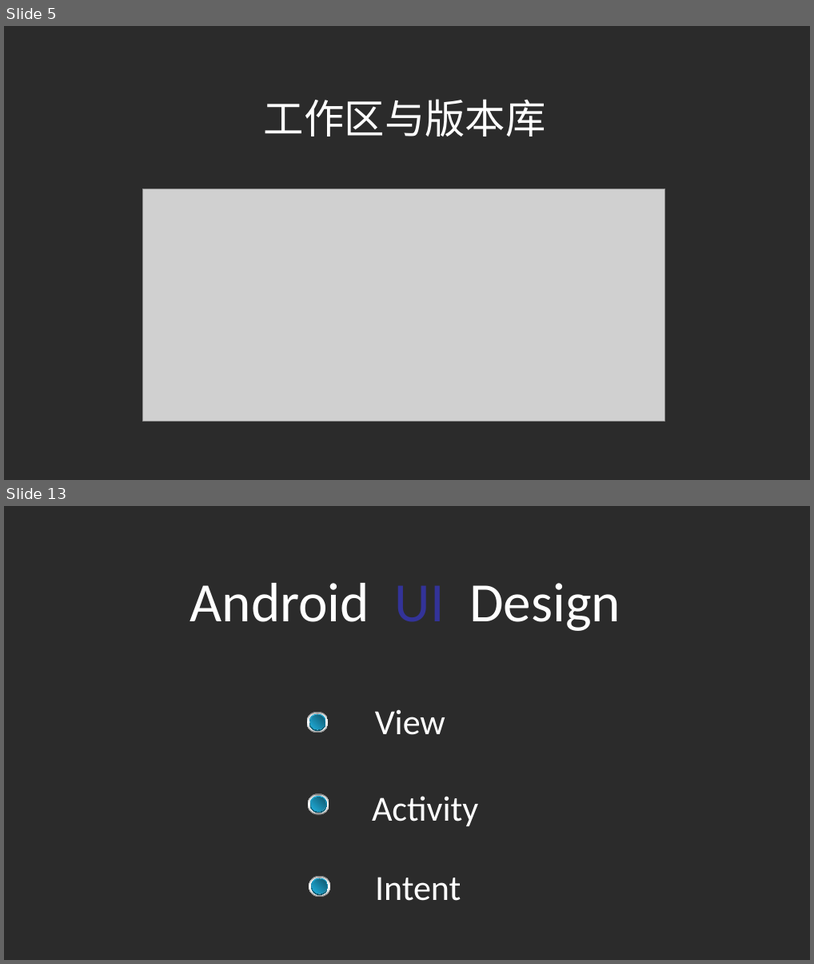
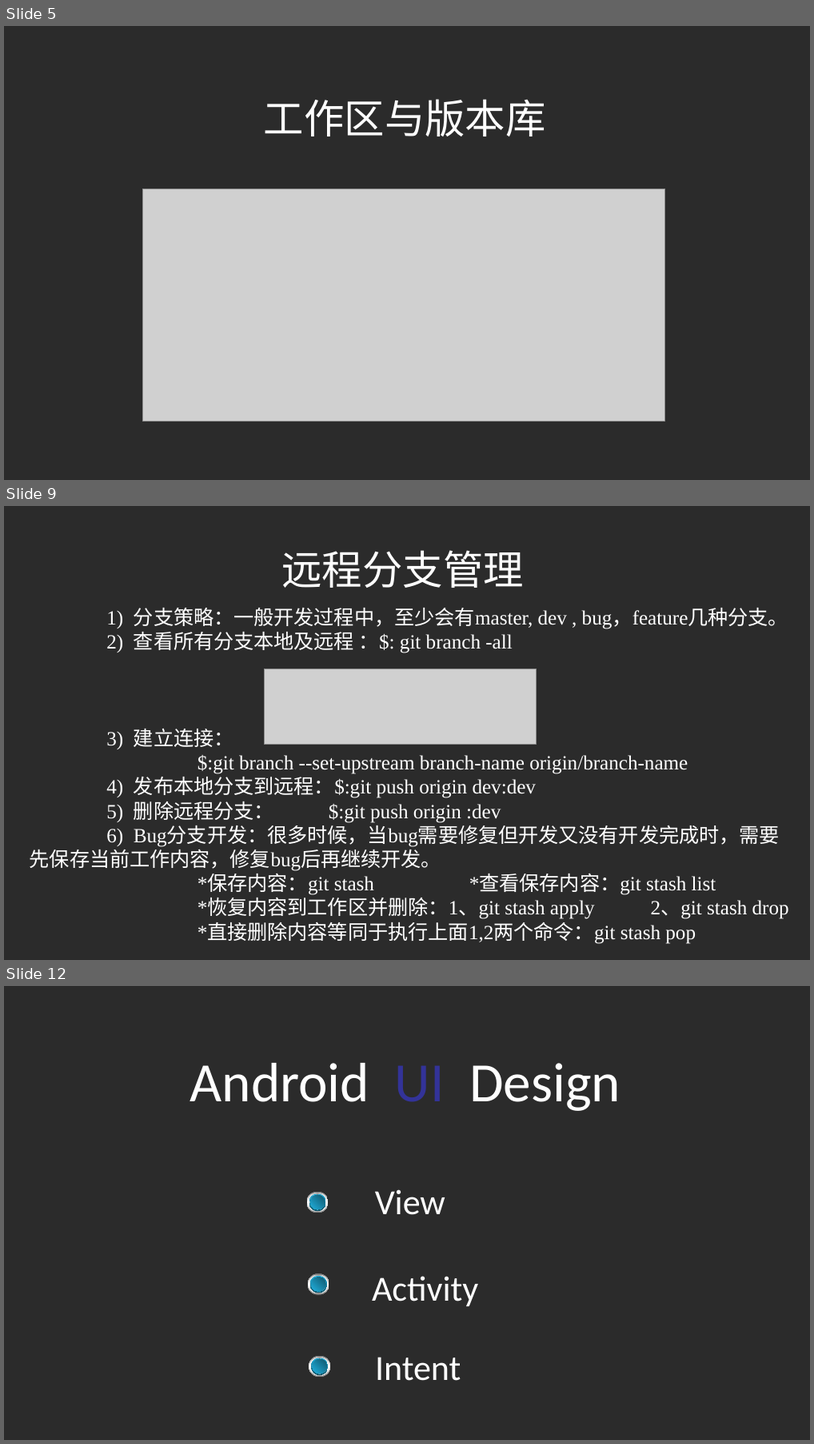
Before and after one commit to liuchangfa/workplace, a slide deck: training/Git/Git.ppt. Shown one above the other, each under a label of ours: slides 5 and 13 before the commit, slides 5, 9 and 12 after it; the slides between them are not shown. The pictures are 814x964 and 814x1444 pixels, drawn with LibreOffice and Linux fonts; fonts in the diff are those of the drawing; grey boxes stand for pictures; background and template pictures are left out; a plain dark background stands for a picture behind light text. Boxes give left, top, right and bottom in pixels: in the first picture for what was removed or moved away, otherwise in the second. Text is boxed around its words. In the diff, an @@ line names an element or a change of style, - is before the commit and + after.

```diff
--- a/training/Git/Git.ppt
+++ b/training/Git/Git.ppt
@@ slide 9 added at [4, 506, 810, 960], background picture (left out) @@
@@ text added at [282, 550, 524, 588], 32 pt, text #FFFFFF @@
+远程分支管理
@@ text added at [30, 608, 790, 944], 16 pt, text #FFFFFF @@
+1) 分支策略：一般开发过程中，至少会有master, dev , bug，feature几种分支。
+2) 查看所有分支本地及远程 ：$: git branch -all
+3) 建立连接：
+$:git branch --set-upstream branch-name origin/branch-name
+4) 发布本地分支到远程：$:git push origin dev:dev
+5) 删除远程分支： $:git push origin :dev
+6) Bug分支开发：很多时候，当bug需要修复但开发又没有开发完成时，需要 先保存当前工作内容，修复bug后再继续开发。
+*保存内容：git stash *查看保存内容：git stash list
+*恢复内容到工作区并删除：1、git stash apply 2、git stash drop
+*直接删除内容等同于执行上面1,2两个命令：git stash pop
@@ picture added at [264, 668, 537, 744] @@
@@ what was slide 13 is now slide 12 @@
```
Also in this commit, not shown: 5 slides changed, 3 other slides added, 14 slides removed, 1 other file.
